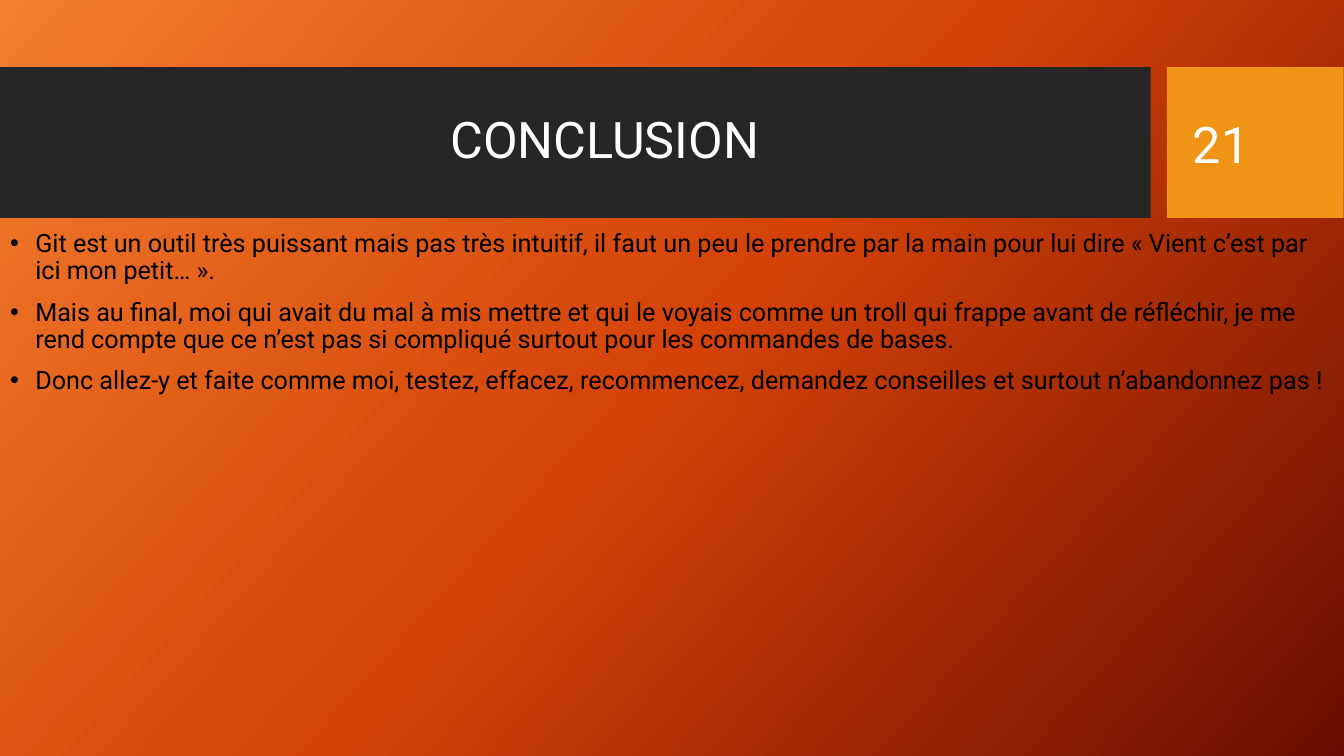
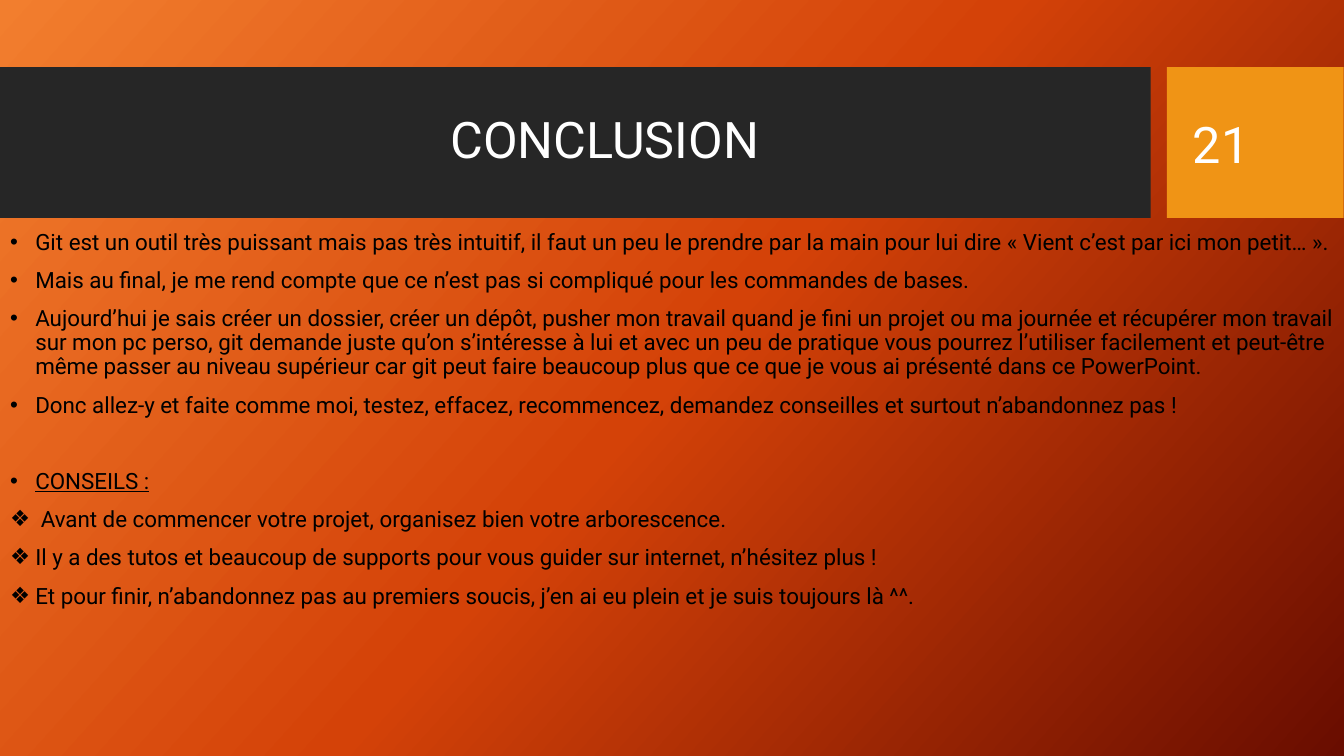
Before and after one commit to Math-Alex83/Expos-_git_cda_2210, a slide deck: slide 21 of Présentation_Git_CDA_2210.pptx. Drawn at 1344x756 pixels with LibreOffice and Linux fonts; fonts in the diff are those of the drawing; background and template pictures are left out. Boxes give left, top, right and bottom in pixels: in the first picture for what was removed or moved away, otherwise in the second. Text is boxed around its words. In the diff, an @@ line names an element or a change of style, - is before the commit and + after.

Commit message:
modif PowerPoint, sommaire, captures et modifs textes. Fin PowerPoint

```diff
--- a/Présentation_Git_CDA_2210.pptx
+++ b/Présentation_Git_CDA_2210.pptx
@@ text at [35,233,1306,418]: size 18 to 16 pt in "Git est un outil très puissant mais ...", "Donc allez-y et faite comme moi, testez, ..." @@
@@ text at [35,271,1333,379]: text changed; size 18 to 16 pt @@
-• Mais au final, moi qui avait du mal à mis mettre et qui le voyais comme un troll qui frappe avant de réfléchir, je me rend compte que ce n’est pas si compliqué surtout pour les commandes de bases.
+• Mais au final, je me rend compte que ce n’est pas si compliqué pour les commandes de bases.
+• Aujourd’hui je sais créer un dossier, créer un dépôt, pusher mon travail quand je fini un projet ou ma journée et récupérer mon travail sur mon pc perso, git demande juste qu’on s’intéresse à lui et avec un peu de pratique vous pourrez l’utiliser facilement et peut-être même passer au niveau supérieur car git peut faire beaucoup plus que ce que je vous ai présenté dans ce PowerPoint.
@@ text at [35,473,884,609]: paragraphs added @@
+• CONSEILS :
+❖ Avant de commencer votre projet, organisez bien votre arborescence.
+❖ Il y a des tutos et beaucoup de supports pour vous guider sur internet, n’hésitez plus !
+❖ Et pour finir, n’abandonnez pas au premiers soucis, j’en ai eu plein et je suis toujours là ^^.
```
Also in this commit, not shown: 6 other slides changed, 1 other file.
